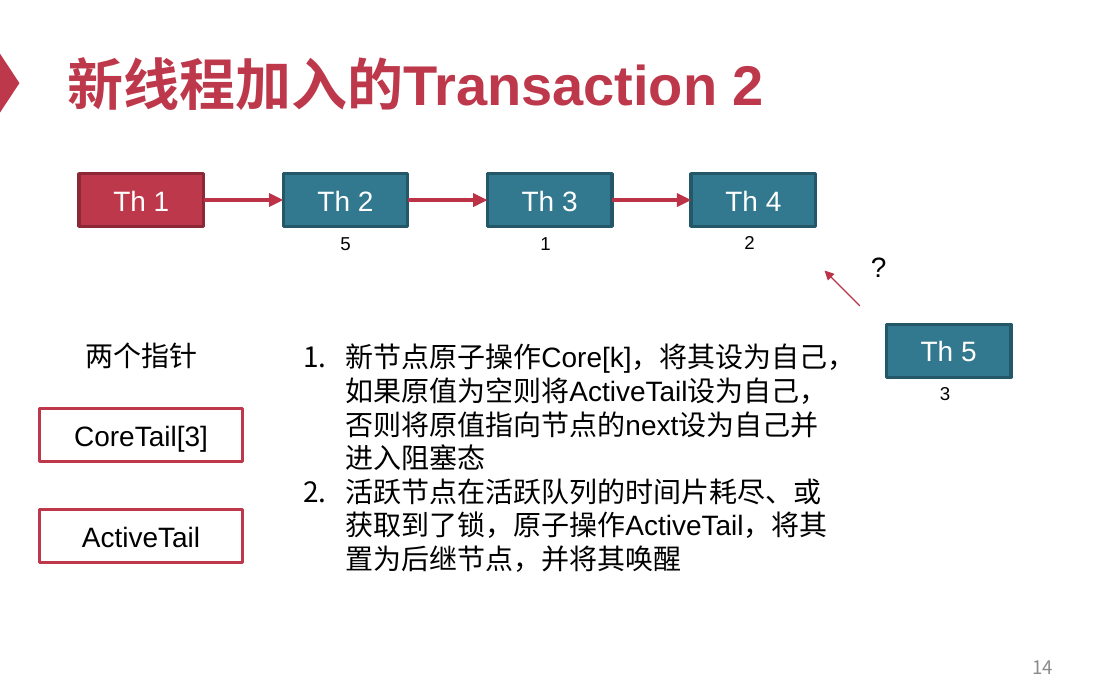
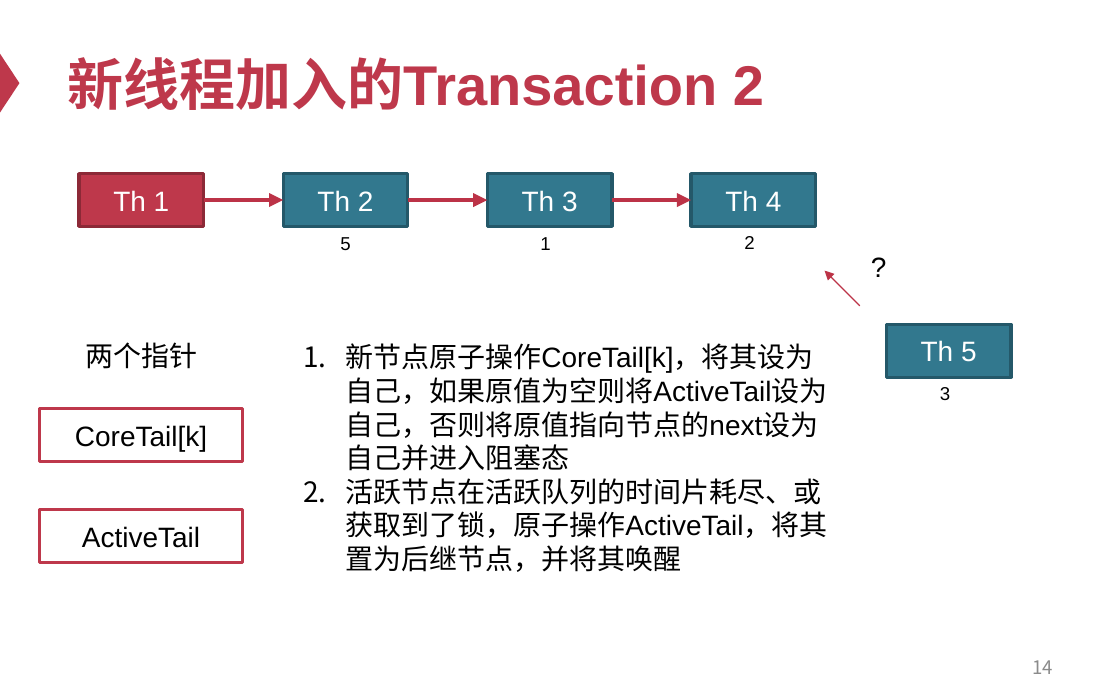
Before and after one commit to SineStriker/uxlock-minimal, a slide deck: slide 14 of docs/slides/初探方向.pptx. Drawn at 1120x700 pixels with LibreOffice and Linux fonts; fonts in the diff are those of the drawing. Boxes give left, top, right and bottom in pixels: in the first picture for what was removed or moved away, otherwise in the second. Text is boxed around its words. In the diff, an @@ line names an element or a change of style, - is before the commit and + after.

```diff
--- a/docs/slides/初探方向.pptx
+++ b/docs/slides/初探方向.pptx
@@ text at [345, 343, 827, 438]: text changed @@
-1. 新节点原子操作Core[k]，将其设为自己，如果原值为空则将ActiveTail设为自己，否则将原值指向节点的next设为自己并进入阻塞态
+1. 新节点原子操作CoreTail[k]，将其设为自己，如果原值为空则将ActiveTail设为自己，否则将原值指向节点的next设为自己并进入阻塞态
@@ text in rectangle at [75, 425, 207, 451]: text changed @@
-CoreTail[3]
+CoreTail[k]
```
Also in this commit, not shown: 1 other slide changed, 14 other files.
